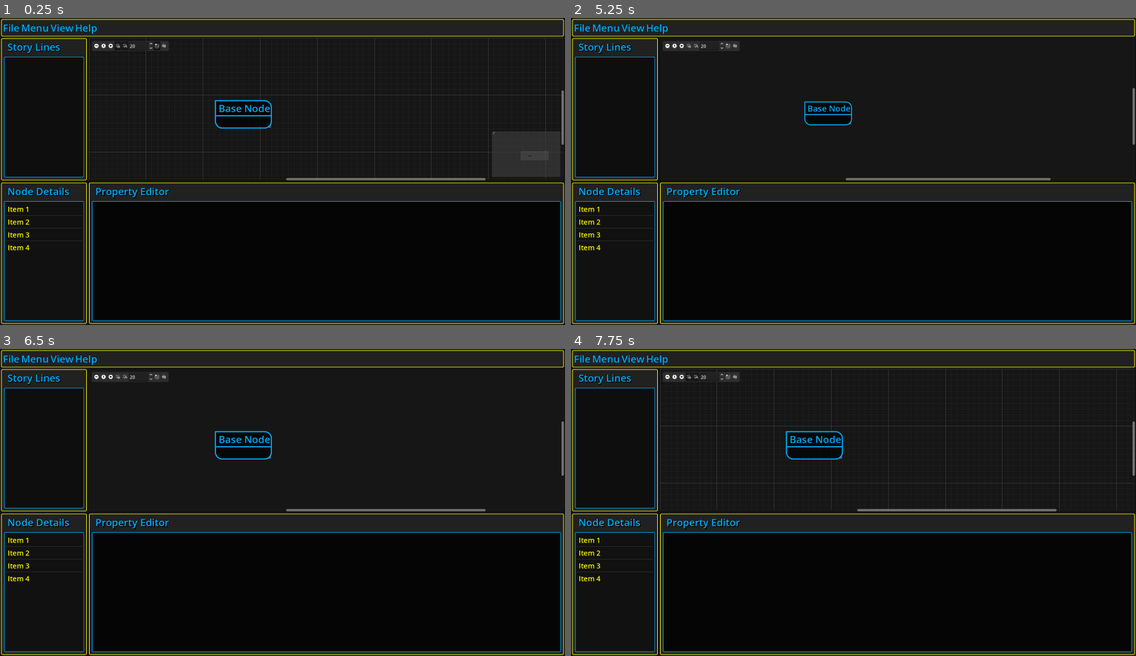
Above: before the commit, frames 1-4 (two rows, left to right).
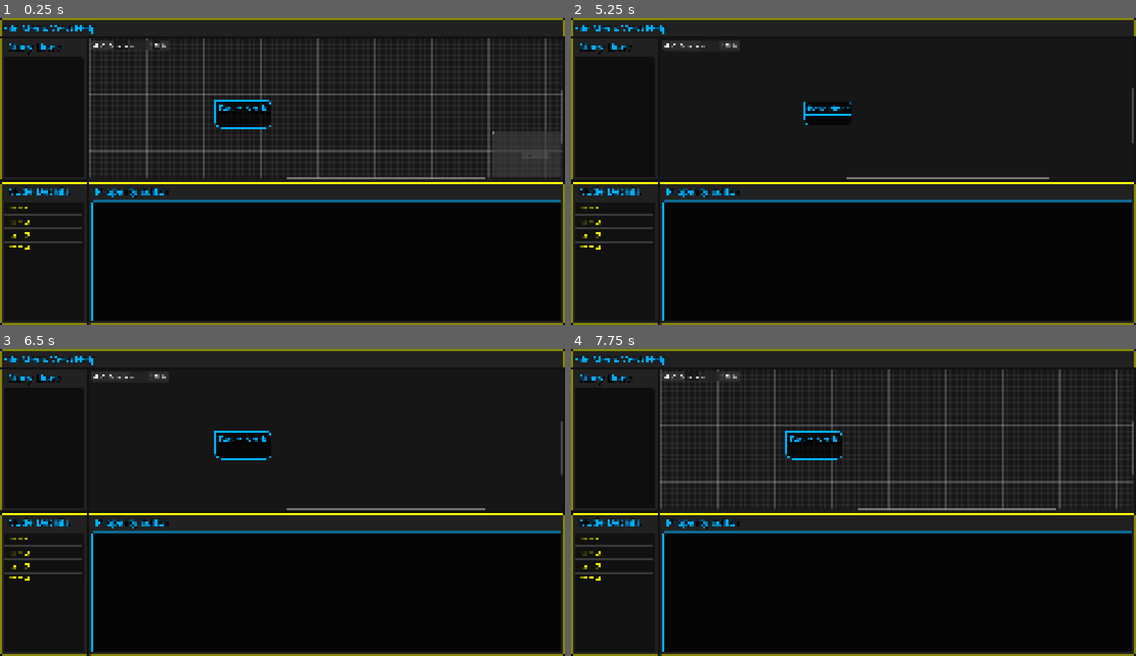
Above: after the commit, the same moments.

Repository: Phillip383/StoryGraph
Game: Godot game, scene res://scenes/UI/graph_editor.tscn
Same seed, same stepped clock (60 frames per second), same inputs: the game is played once before the commit and once after it.
Inputs (mouse positions are in pixels of both pictures, inside the frame that each line leads up to):
- Up to frame 1 (0.25 s): no input
- Up to frame 2 (5.25 s): click (667, 45) at 0.5 s; click (684, 45) at 1.25 s; click (689, 45) at 2 s; click (695, 45) at 2.75 s; click (729, 45) at 3.5 s; click (734, 45) at 4.25 s; click (667, 45) at 5 s
- Up to frame 3 (6.5 s): click (113, 376) at 5.75 s
- Up to frame 4 (7.75 s): click (689, 376) at 6.5 s; click (695, 376) at 7.25 s

The runs differ from the first frame. In frame 1, 8.3% of the frame differs, in the area x 0-100%, y 0-100%; in frame 2, 5.8%; in frame 3, 5.8%; in frame 4, 8.4%.

Commit message:
Enabled low processor usage mode

Diff:
--- a/scenes/UI/graph.tscn
+++ b/scenes/UI/graph.tscn
@@ -1,4 +1,6 @@
-[gd_scene format=3 uid="uid://c8qxe00r5a84q"]
+[gd_scene load_steps=2 format=3 uid="uid://c8qxe00r5a84q"]
+
+[ext_resource type="Script" uid="uid://duh4yccltdvp" path="res://scripts/graph_system/graph.gd" id="1_rqtha"]
 
 [node name="Graph" type="GraphEdit"]
 anchors_preset = 15
@@ -6,3 +8,4 @@
 anchor_bottom = 1.0
 grow_horizontal = 2
 grow_vertical = 2
+script = ExtResource("1_rqtha")
--- a/scenes/UI/graph_editor.tscn
+++ b/scenes/UI/graph_editor.tscn
@@ -1,6 +1,7 @@
-[gd_scene load_steps=10 format=3 uid="uid://bjq3ex5xqh4to"]
+[gd_scene load_steps=11 format=3 uid="uid://bjq3ex5xqh4to"]
 
 [ext_resource type="PackedScene" uid="uid://du7x8jpfvub1w" path="res://scenes/UI/menu_bar.tscn" id="1_fgo7h"]
+[ext_resource type="Script" uid="uid://dl0tutpbikpck" path="res://scripts/editor/graph_editor.gd" id="1_h0swr"]
 [ext_resource type="PackedScene" uid="uid://c8qxe00r5a84q" path="res://scenes/UI/graph.tscn" id="1_ot8g1"]
 [ext_resource type="Theme" uid="uid://wro5ncgxmqmq" path="res://story_graph_theme.tres" id="1_wjrqj"]
 [ext_resource type="PackedScene" uid="uid://b1ruqpcnl1fhv" path="res://scenes/UI/inspector_tree.tscn" id="4_tixvr"]
@@ -21,6 +22,7 @@
 shadow_offset = Vector2(2.58, 2.46)
 
 [node name="GraphEditor" type="CanvasLayer"]
+script = ExtResource("1_h0swr")
 
 [node name="PanelContainer" type="PanelContainer" parent="."]
 anchors_preset = 15
--- /dev/null
+++ b/scripts/editor/graph_editor.gd
@@ -0,0 +1,11 @@
+extends CanvasLayer
+
+
+# Called when the node enters the scene tree for the first time.
+func _ready() -> void:
+	OS.low_processor_usage_mode = true
+
+
+# Called every frame. 'delta' is the elapsed time since the previous frame.
+func _process(delta: float) -> void:
+	pass
--- /dev/null
+++ b/scripts/graph_system/graph.gd
@@ -0,0 +1,11 @@
+extends GraphEdit
+
+
+# Called when the node enters the scene tree for the first time.
+func _ready() -> void:
+	pass
+
+
+# Called every frame. 'delta' is the elapsed time since the previous frame.
+func _process(delta: float) -> void:
+	pass
Not shown, added: scripts/editor/graph_editor.gd.uid
Not shown, added: scripts/graph_system/graph.gd.uid
